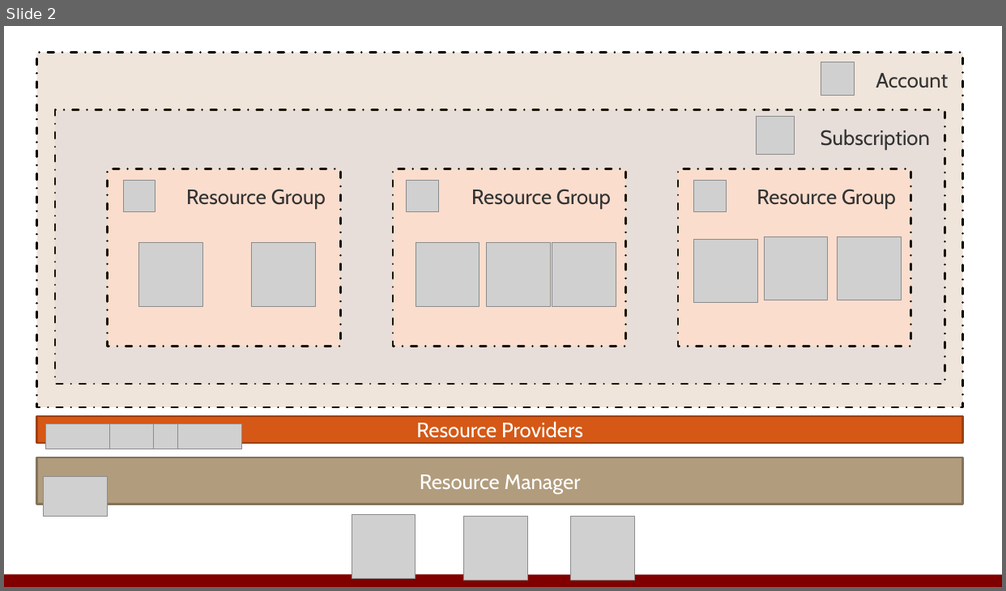
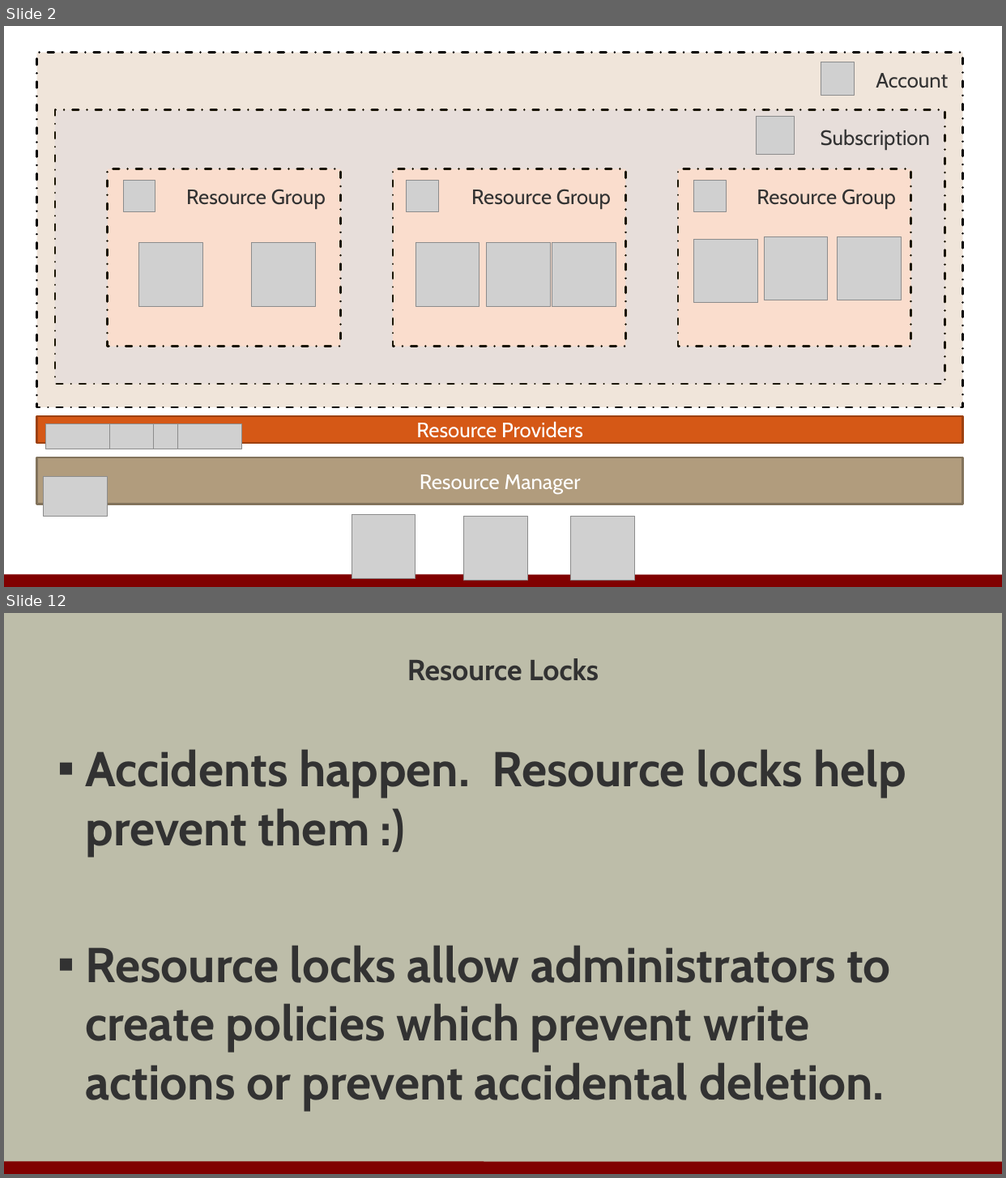
Before and after one commit to OdeToCode/classes, a slide deck: azure/secure-services-m2-automation.pptx. Shown one above the other, each under a label of ours: slide 2 before the commit, slides 2 and 12 after it; the slides between them are not shown. The pictures are 1006x591 and 1006x1178 pixels, drawn with LibreOffice and Linux fonts; fonts in the diff are those of the drawing; grey boxes stand for pictures; background and template pictures are left out. Boxes give left, top, right and bottom in pixels: in the first picture for what was removed or moved away, otherwise in the second. Text is boxed around its words. In the diff, an @@ line names an element or a change of style, - is before the commit and + after.

```diff
--- a/azure/secure-services-m2-automation.pptx
+++ b/azure/secure-services-m2-automation.pptx
@@ slide 12 added at (x1=4, y1=613, x2=1002, y2=1174), background #BDBDA9; not listed: 1 template element that a slide beside it also shows @@
@@ title added at (x1=407, y1=658, x2=599, y2=681), 28 pt, text #323232, bold @@
+Resource Locks
@@ text added at (x1=86, y1=749, x2=907, y2=1110), 47.1 pt, text #323232, bold @@
+▪ Accidents happen. Resource locks help prevent them :)
+▪ Resource locks allow administrators to create policies which prevent write actions or prevent accidental deletion.
```
Also in this commit, not shown: 18 other slides added, 4 other files.
